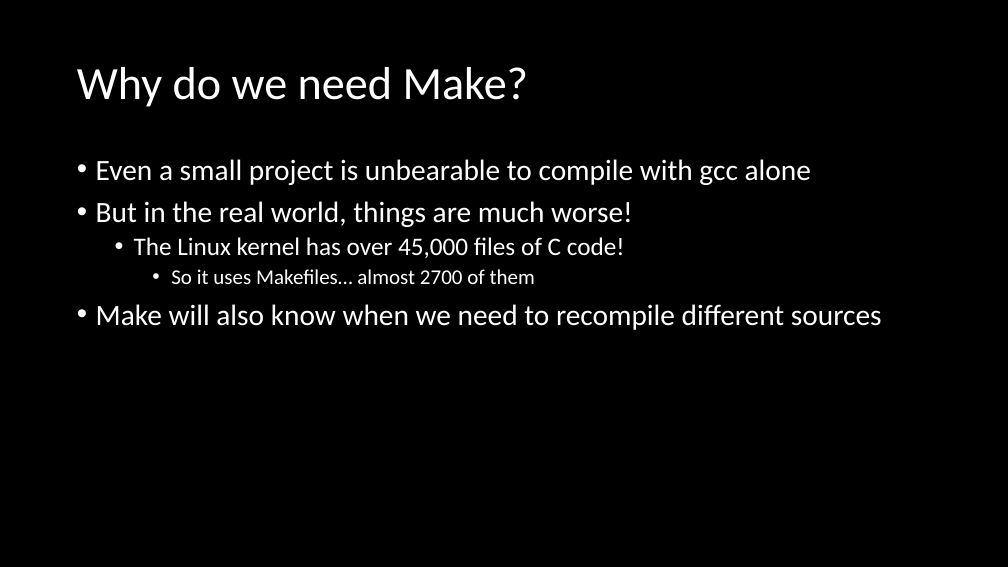
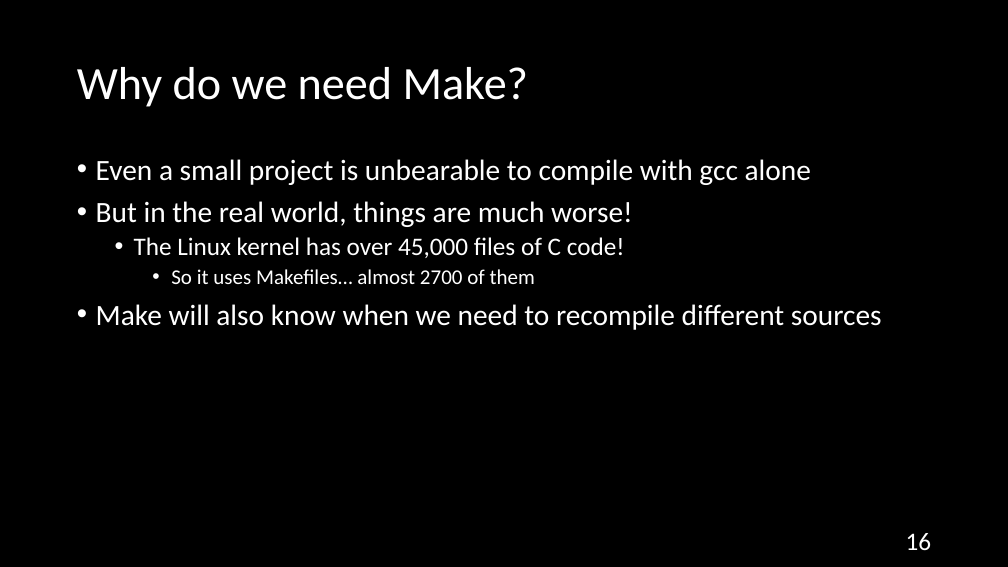
Before and after one commit to NYU-CSO/nyu-cso.github.io, a slide deck: slide 16 of rec-notes/r02.pptx. Drawn at 1008x567 pixels with LibreOffice and Linux fonts; fonts in the diff are those of the drawing. Boxes give left, top, right and bottom in pixels: in the first picture for what was removed or moved away, otherwise in the second. Text is boxed around its words. In the diff, an @@ line names an element or a change of style, - is before the commit and + after.

```diff
--- a/rec-notes/r02.pptx
+++ b/rec-notes/r02.pptx
@@ page number added at box(906, 533, 932, 551), 24 pt, text #FFFFFF @@
+16
```
Also in this commit, not shown: 24 other slides changed, 1 other file.
